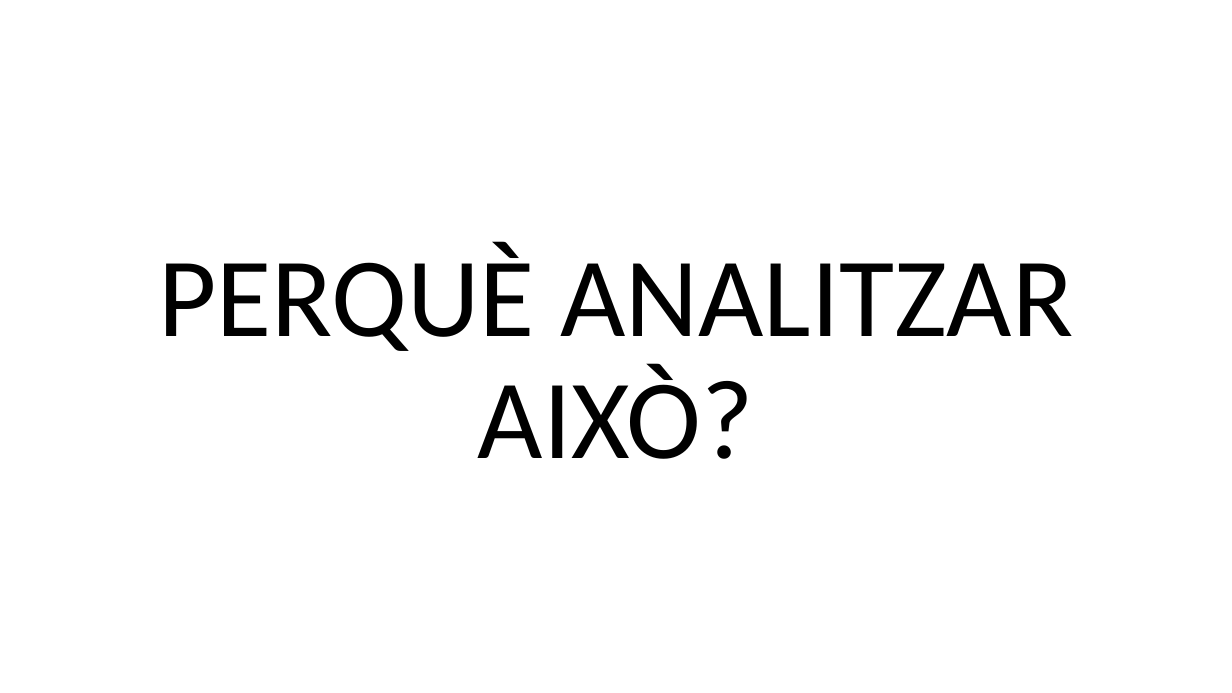
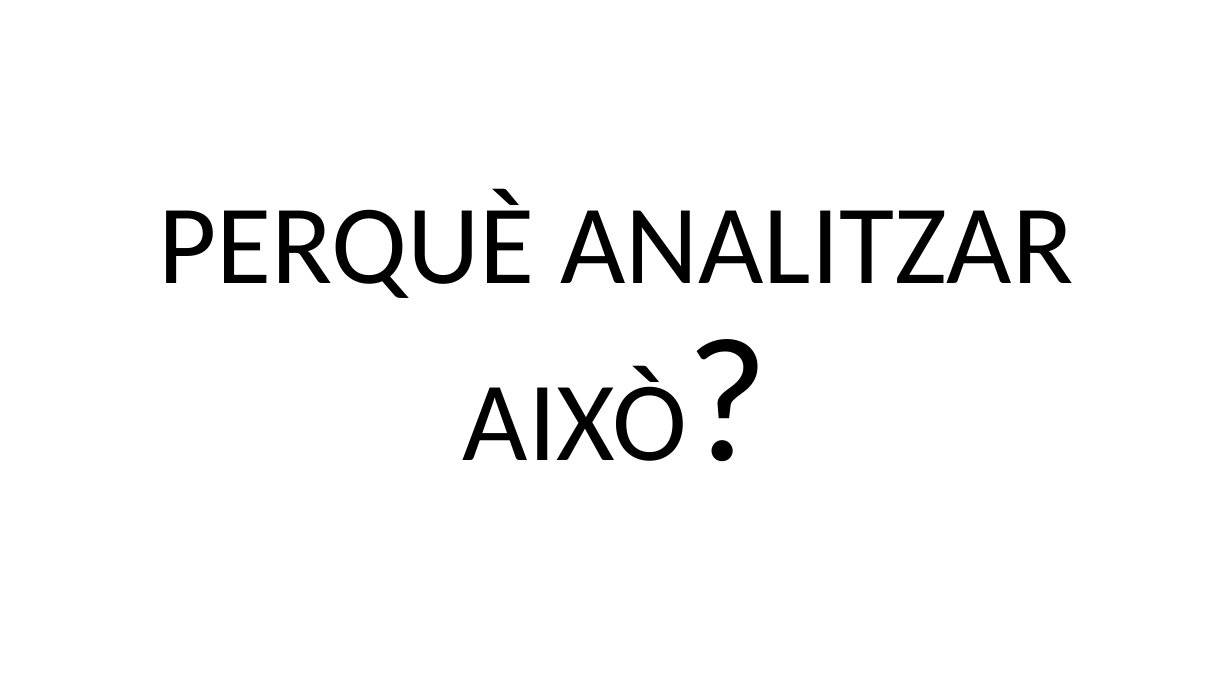
Before and after one commit to FerrerJan/Treball-de-Recerca-IA, a slide deck: slide 51 of TR_ESCRIT/PPT.pptx. Drawn at 1232x693 pixels with LibreOffice and Linux fonts; fonts in the diff are those of the drawing. Boxes give left, top, right and bottom in pixels: in the first picture for what was removed or moved away, otherwise in the second. Text is boxed around its words. In the diff, an @@ line names an element or a change of style, - is before the commit and + after.

Commit message:
fr

```diff
--- a/TR_ESCRIT/PPT.pptx
+++ b/TR_ESCRIT/PPT.pptx
@@ title "PERQUÈ ANALITZAR AIXÒ?": place and size @@
-title "PERQUÈ ANALITZAR AIXÒ?" at box(158, 242, 1073, 459)
+title "PERQUÈ ANALITZAR AIXÒ?" at box(158, 189, 1073, 461)
@@ title "PERQUÈ ANALITZAR AIXÒ?" at box(158, 189, 1073, 461): size 88 to 138 pt in "AIXÒ?" @@
```
Also in this commit, not shown: 9 slides added.
